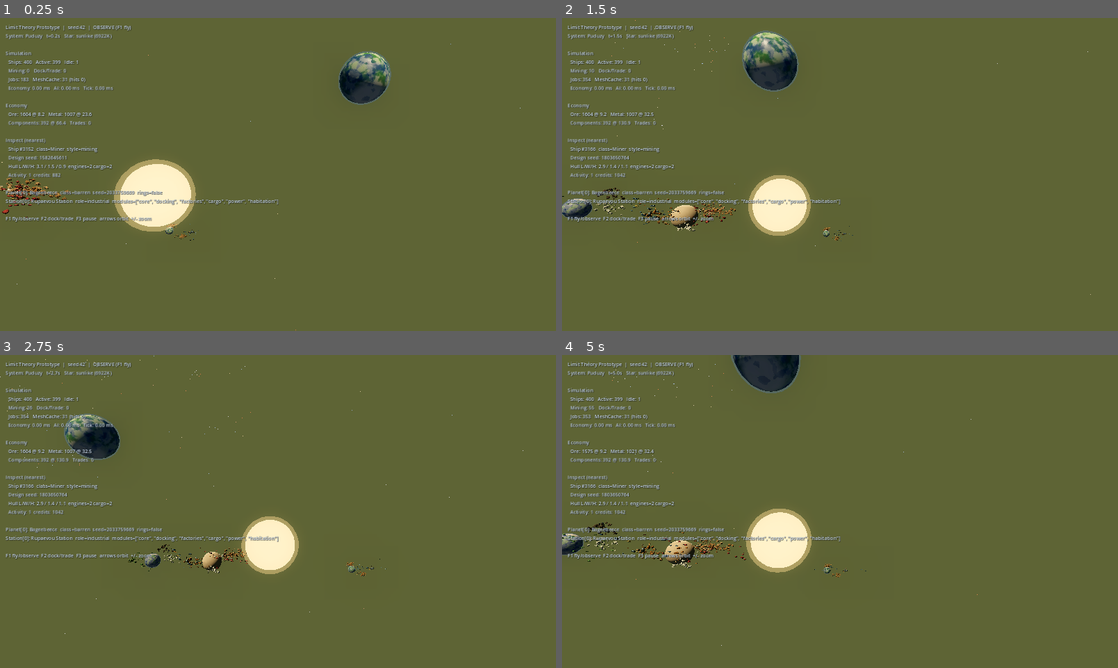
Above: before the commit, frames 1-4 (two rows, left to right).
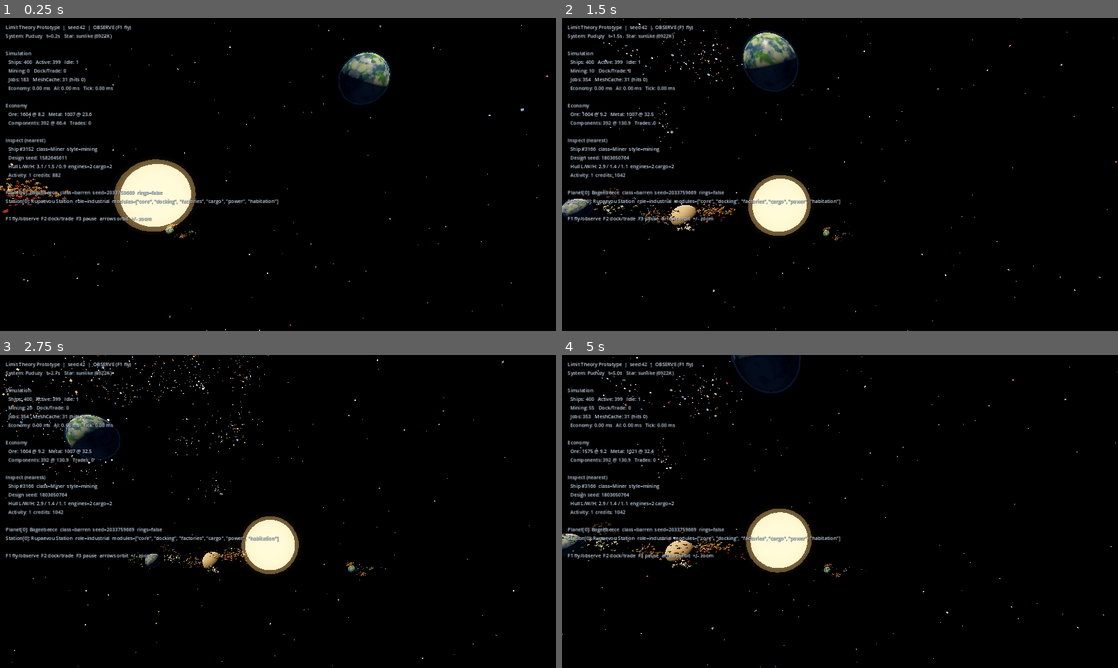
Above: after the commit, the same moments.

Repository: GeneralKnowledge/EternalWar
Game: Godot game, scene res://scenes/main.tscn
The game is run twice, just before and just after one commit, with the same random seed, the same clock (stepped at 60 frames per second) and the same inputs.
Inputs (mouse positions are in pixels of both pictures, inside the frame that each line leads up to):
- Up to frame 1 (0.25 s): no input
- Up to frame 2 (1.5 s): tap Enter at 0.5 s; move the mouse to (962, 158) at 0.52 s; hold Right (ui_right) 0.53-1.25 s; hold C 0.53-1.25 s; click (962, 158) at 0.67 s; tap Space at 0.77 s; drag from (728, 190) to (812, 237) at 1.27 s
- Up to frame 3 (2.75 s): move the mouse to (333, 442) at 2.02 s; hold Right (ui_right) from 2.03 s (still down); hold C from 2.03 s (still down)
- Up to frame 4 (5 s): release Right (ui_right) at 2.75 s; release C at 2.75 s; drag from (812, 574) to (673, 464) at 2.77 s; move the mouse to (1006, 558) at 3.52 s; hold Left (ui_left) 3.53-4.25 s; hold C 3.53-4.25 s; tap Space at 3.77 s; drag from (673, 464) to (756, 433) at 4.27 s

The runs differ from the first frame. In frame 1, 96% of the frame differs, in the area x 0-100%, y 0-100%; in frame 2, 96%; in frame 3, 97%; in frame 4, 97%.

Commit message:
Darken sky and brighten procedural starfield for readable space
Co-authored-by: GeneralKnowledge <GeneralKnowledge@users.noreply.github.com>

Diff:
--- a/presentation/generators/starfield_gen.gd
+++ b/presentation/generators/starfield_gen.gd
@@ -32,12 +32,12 @@
 			dir = (dir + rng.dir3() * rng.randf_range(0.0, 0.12)).normalized()
 		else:
 			dir = rng.dir3()
-		var dist := rng.randf_range(9000.0, 16000.0)
-		var size := rng.randf_range(2.5, 14.0) * (0.4 + rng.randf() * rng.randf())
+		var dist := rng.randf_range(6000.0, 12000.0)
+		var size := rng.randf_range(6.0, 28.0) * (0.5 + rng.randf() * rng.randf())
 		var temp_t := rng.randf()
 		var col := _temp_color(temp_t)
-		var bright := pow(rng.randf(), 2.2)
-		col = col.lightened(bright * 0.35)
+		var bright := 0.55 + pow(rng.randf(), 1.8) * 0.7
+		col = Color(col.r * bright, col.g * bright, col.b * bright)
 		mm.set_instance_transform(i, Transform3D(Basis.IDENTITY.scaled(Vector3.ONE * size), dir * dist))
 		mm.set_instance_color(i, col)
 	return mm
--- a/presentation/system_presenter.gd
+++ b/presentation/system_presenter.gd
@@ -63,28 +63,30 @@
 	var e := Environment.new()
 	e.background_mode = Environment.BG_COLOR
 	var nebula: Color = sim.world.get("nebula_color", Color(0.02, 0.03, 0.05))
-	e.background_color = nebula.darkened(0.35)
+	# Keep space mostly dark; nebula is a subtle tint, not a flat wash.
+	e.background_color = Color(nebula.r * 0.15, nebula.g * 0.15, nebula.b * 0.2).darkened(0.4)
 	e.ambient_light_source = Environment.AMBIENT_SOURCE_COLOR
-	e.ambient_light_color = nebula.lightened(0.15)
-	e.ambient_light_energy = 0.55
+	e.ambient_light_color = Color(0.06, 0.07, 0.1).lerp(nebula, 0.25)
+	e.ambient_light_energy = 0.45
 	e.tonemap_mode = Environment.TONE_MAPPER_ACES
 	e.glow_enabled = true
-	e.glow_intensity = 0.55
-	e.glow_bloom = 0.25
+	e.glow_intensity = 0.7
+	e.glow_bloom = 0.35
 	e.fog_enabled = true
-	e.fog_light_color = nebula
-	e.fog_density = 0.00008
+	e.fog_light_color = nebula.darkened(0.2)
+	e.fog_density = 0.00004
 	env.environment = e
 	add_child(env)
 
 	var stars := MultiMeshInstance3D.new()
-	stars.multimesh = StarfieldGen.build_multimesh(sim.seed_value, 2800)
+	stars.multimesh = StarfieldGen.build_multimesh(sim.seed_value, 3200)
 	var mat := StandardMaterial3D.new()
 	mat.vertex_color_use_as_albedo = true
 	mat.emission_enabled = true
-	mat.emission = Color(0.8, 0.85, 1.0)
-	mat.emission_energy_multiplier = 2.4
+	mat.emission = Color(1.0, 1.0, 1.0)
+	mat.emission_energy_multiplier = 6.0
 	mat.shading_mode = BaseMaterial3D.SHADING_MODE_UNSHADED
+	mat.disable_receive_shadows = true
 	stars.material_override = mat
 	add_child(stars)
 
